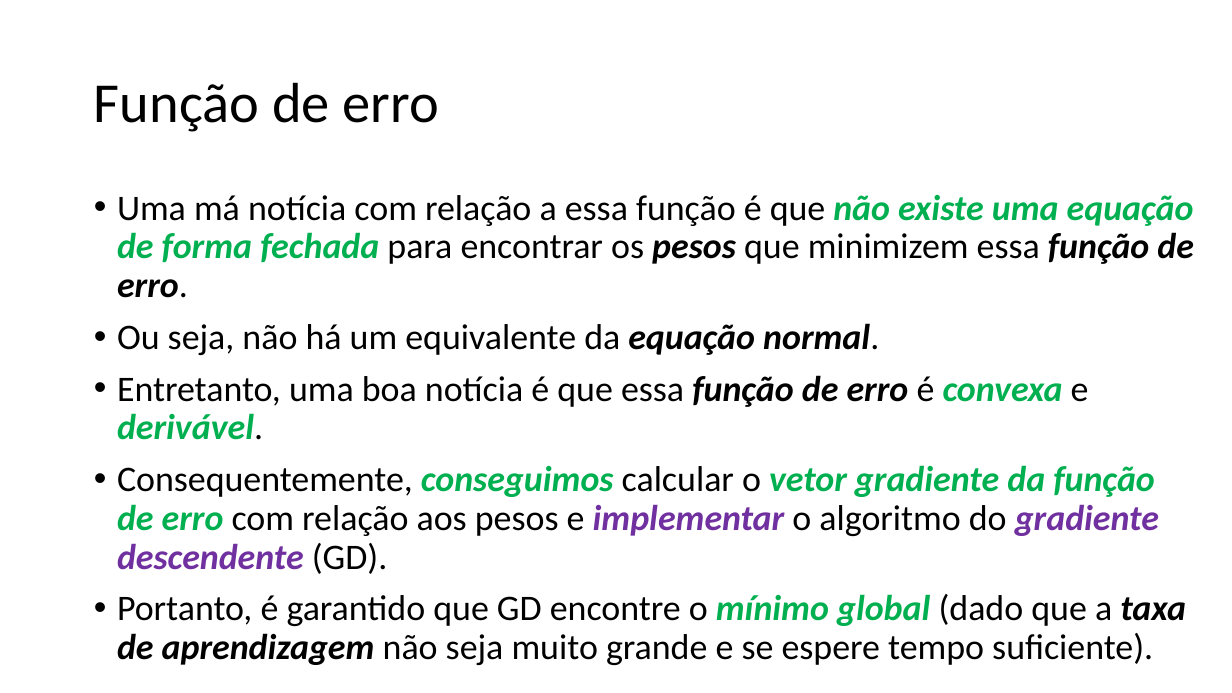
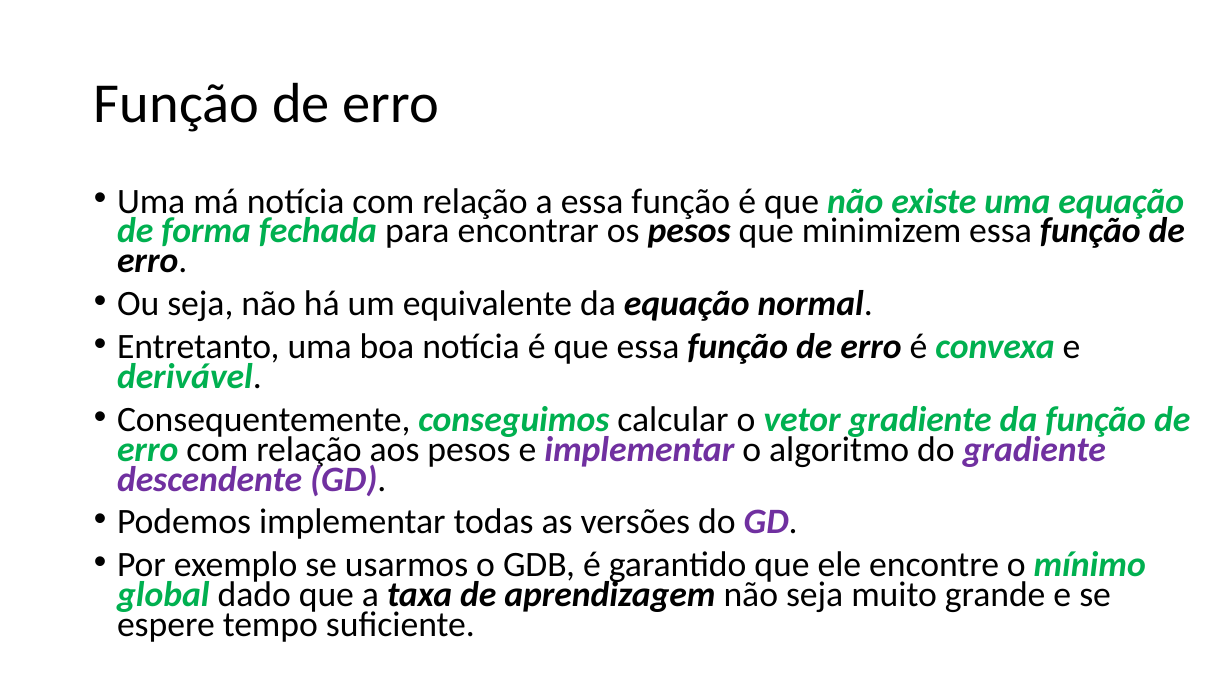
Before and after one commit to zz4fap/t320_aprendizado_de_maquina, a slide deck: slide 24 of slides/T320_Classificação (Parte III).pptx. Drawn at 1232x693 pixels with LibreOffice and Linux fonts; fonts in the diff are those of the drawing. Boxes give left, top, right and bottom in pixels: in the first picture for what was removed or moved away, otherwise in the second. Text is boxed around its words. In the diff, an @@ line names an element or a change of style, - is before the commit and + after.

Commit message:
update of slides

```diff
--- a/slides/T320_Classificação (Parte III).pptx
+++ b/slides/T320_Classificação (Parte III).pptx
@@ text at (x1=117, y1=188, x2=1190, y2=496): size 28 to 27.8 pt in "Uma má notícia com relação a essa ...", "Ou seja, não há um equivalente da ...", "Entretanto, uma boa notícia é que essa ...", "Consequentemente, conseguimos calcular o vetor gradiente da ..."; text colour #000000 to #7030A0, bold on, italic on in "(GD)."; line spacing 0.9 to 0.7 @@
@@ text at (x1=117, y1=508, x2=1146, y2=642): text changed; size 28 to 27.8 pt @@
-• Portanto, é garantido que GD encontre o mínimo global (dado que a taxa de aprendizagem não seja muito grande e se espere tempo suficiente).
+• Podemos implementar todas as versões do GD.
+• Por exemplo se usarmos o GDB, é garantido que ele encontre o mínimo global dado que a taxa de aprendizagem não seja muito grande e se espere tempo suficiente.
```
Also in this commit, not shown: 1 other file.
